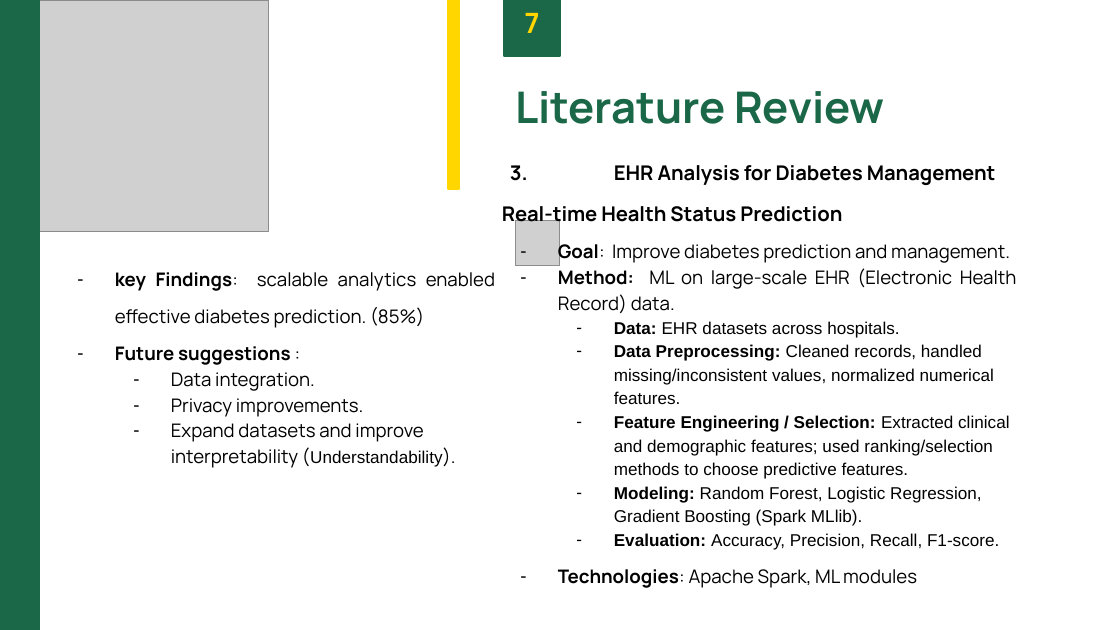
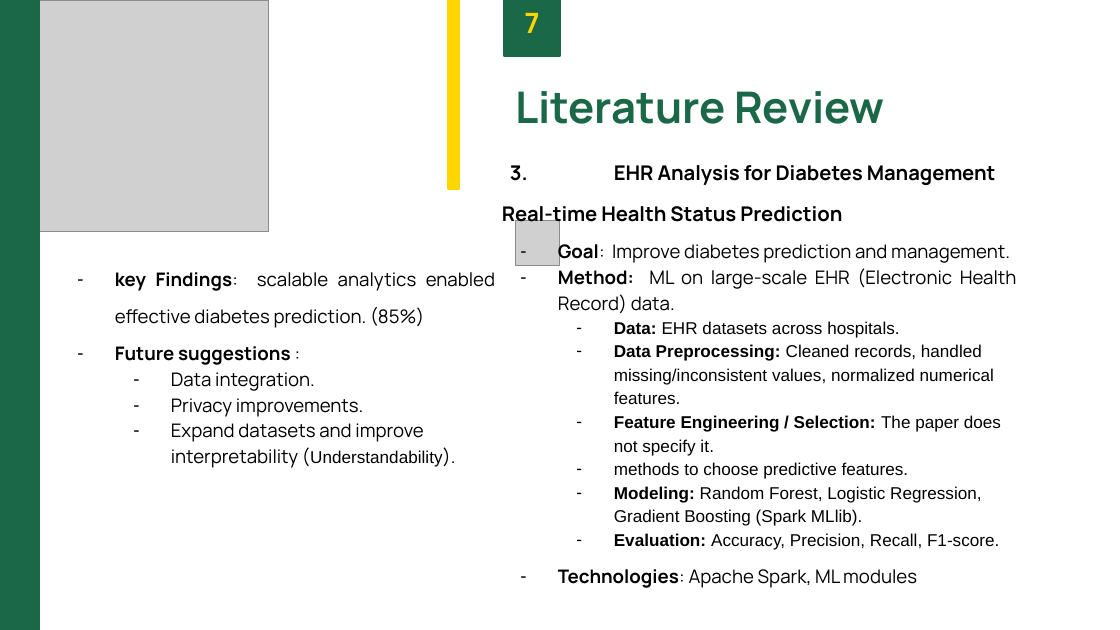
Before and after one commit to be-great/Big_Data_Analytics_in_Healthcare, a slide deck: slide 9 of Bigdata.pptx. Drawn at 1120x630 pixels with LibreOffice and Linux fonts; fonts in the diff are those of the drawing; grey boxes stand for pictures. Boxes give left, top, right and bottom in pixels: in the first picture for what was removed or moved away, otherwise in the second. Text is boxed around its words. In the diff, an @@ line names an element or a change of style, - is before the commit and + after.

```diff
--- a/Bigdata.pptx
+++ b/Bigdata.pptx
@@ text at box(614, 415, 1001, 479): text changed @@
-  – Feature Engineering / Selection: Extracted clinical and demographic features; used ranking/selection methods to choose predictive features.
+  – Feature Engineering / Selection: The paper does not specify it.
+  – methods to choose predictive features.
```
Also in this commit, not shown: 4 other slides changed, 1 other file.
